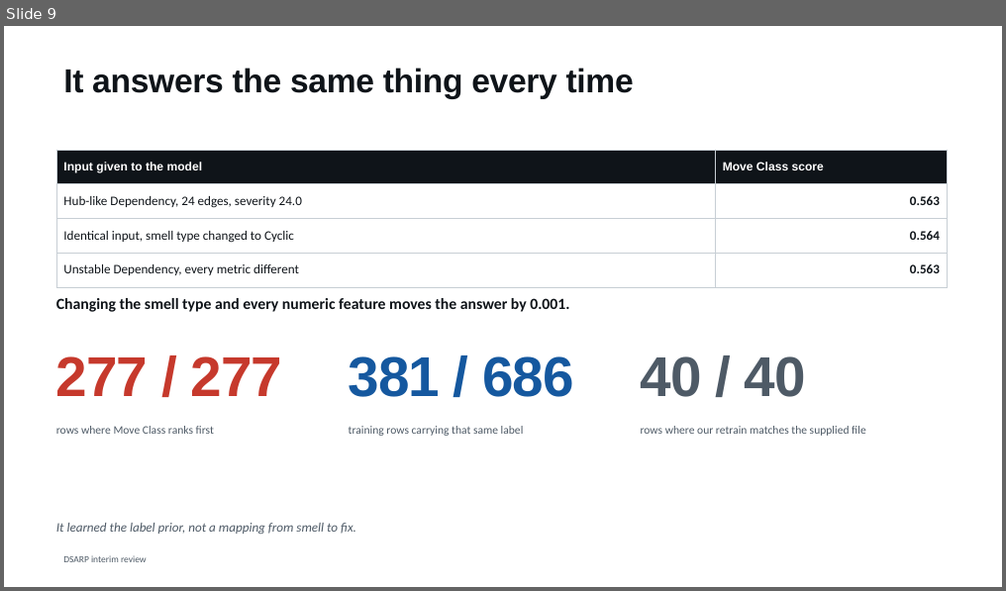
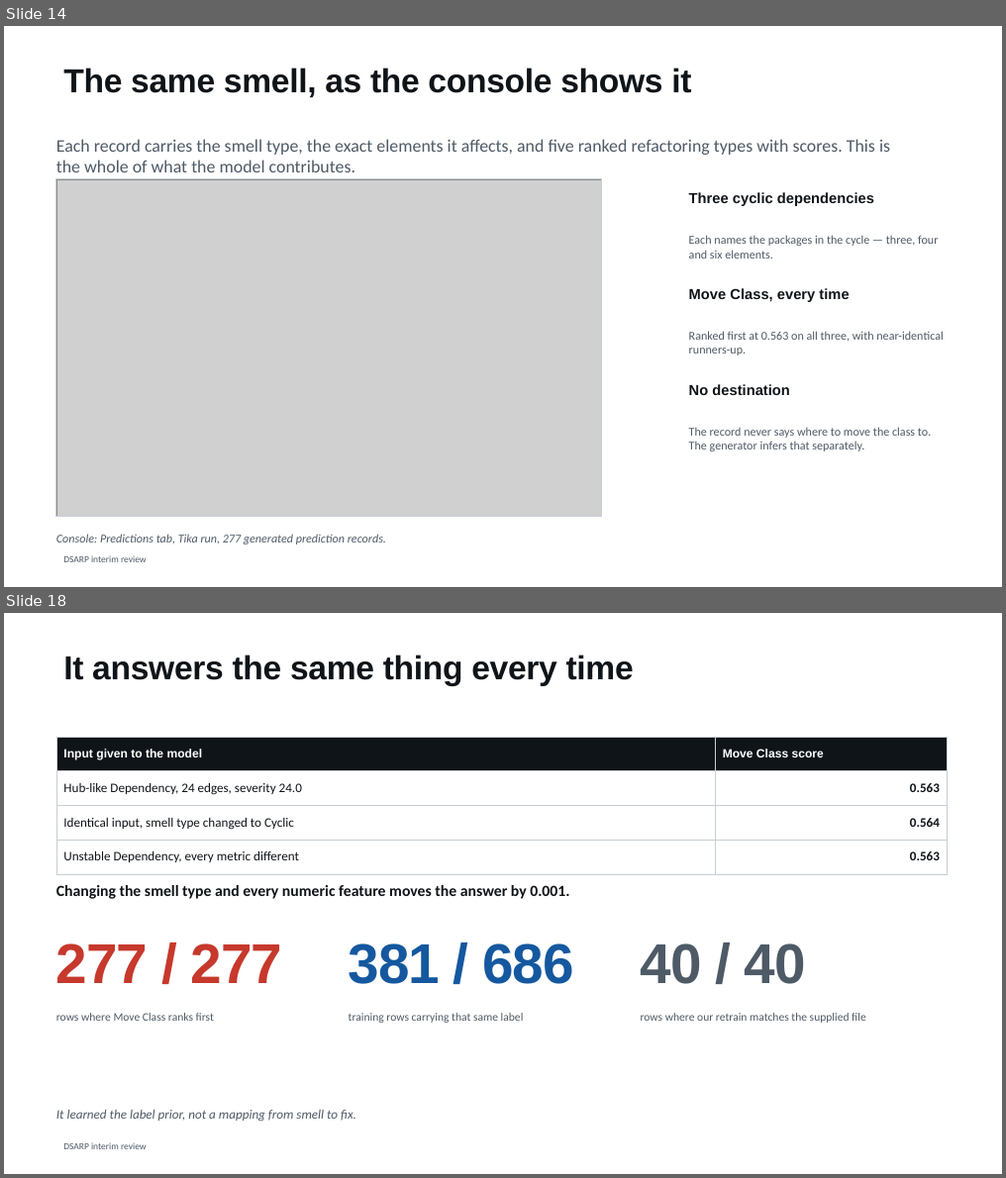
Before and after one commit to shimoriki/DSARPProject, a slide deck: docs/DSARP_interim_review.pptx. Shown one above the other, each under a label of ours: slide 9 before the commit, slides 14 and 18 after it; the slides between them are not shown. The pictures are 1006x591 and 1006x1178 pixels, drawn with LibreOffice and Linux fonts; fonts in the diff are those of the drawing; grey boxes stand for pictures. Boxes give left, top, right and bottom in pixels: in the first picture for what was removed or moved away, otherwise in the second. Text is boxed around its words. In the diff, an @@ line names an element or a change of style, - is before the commit and + after.

```diff
--- a/docs/DSARP_interim_review.pptx
+++ b/docs/DSARP_interim_review.pptx
@@ slide 14 added at (4, 26, 1002, 587), background #FFFFFF; not listed: 1 template element that a slide beside it also shows @@
@@ title added at (63, 68, 691, 98), 32 pt, text #0F1419, bold @@
+The same smell, as the console shows it
@@ text added at (56, 139, 890, 173), 17 pt, text #4E5A66 @@
+Each record carries the smell type, the exact elements it affects, and five ranked refactoring types with scores. This is the whole of what the model contributes.
@@ picture added at (56, 179, 601, 516) @@
@@ rectangle added at (56, 179, 601, 516), outline #C7CED4 1 pt @@
@@ text added at (689, 192, 874, 206), 14 pt, text #0F1419, bold @@
+Three cyclic dependencies
@@ text added at (689, 235, 938, 259), 11.5 pt, text #4E5A66 @@
+Each names the packages in the cycle — three, four and six elements.
@@ text added at (689, 288, 848, 302), 14 pt, text #0F1419, bold @@
+Move Class, every time
@@ text added at (689, 331, 943, 356), 11.5 pt, text #4E5A66 @@
+Ranked first at 0.563 on all three, with near-identical runners-up.
@@ text added at (689, 384, 789, 395), 14 pt, text #0F1419, bold @@
+No destination
@@ text added at (689, 427, 931, 452), 11.5 pt, text #4E5A66 @@
+The record never says where to move the class to. The generator infers that separately.
@@ text added at (56, 534, 386, 545), 11.5 pt, text #4E5A66, italic @@
+Console: Predictions tab, Tika run, 277 generated prediction records.
@@ what was slide 9 is now slide 18 @@
```
Also in this commit, not shown: 7 slides changed, 18 other slides added, 1 slide removed, 9 other files.
